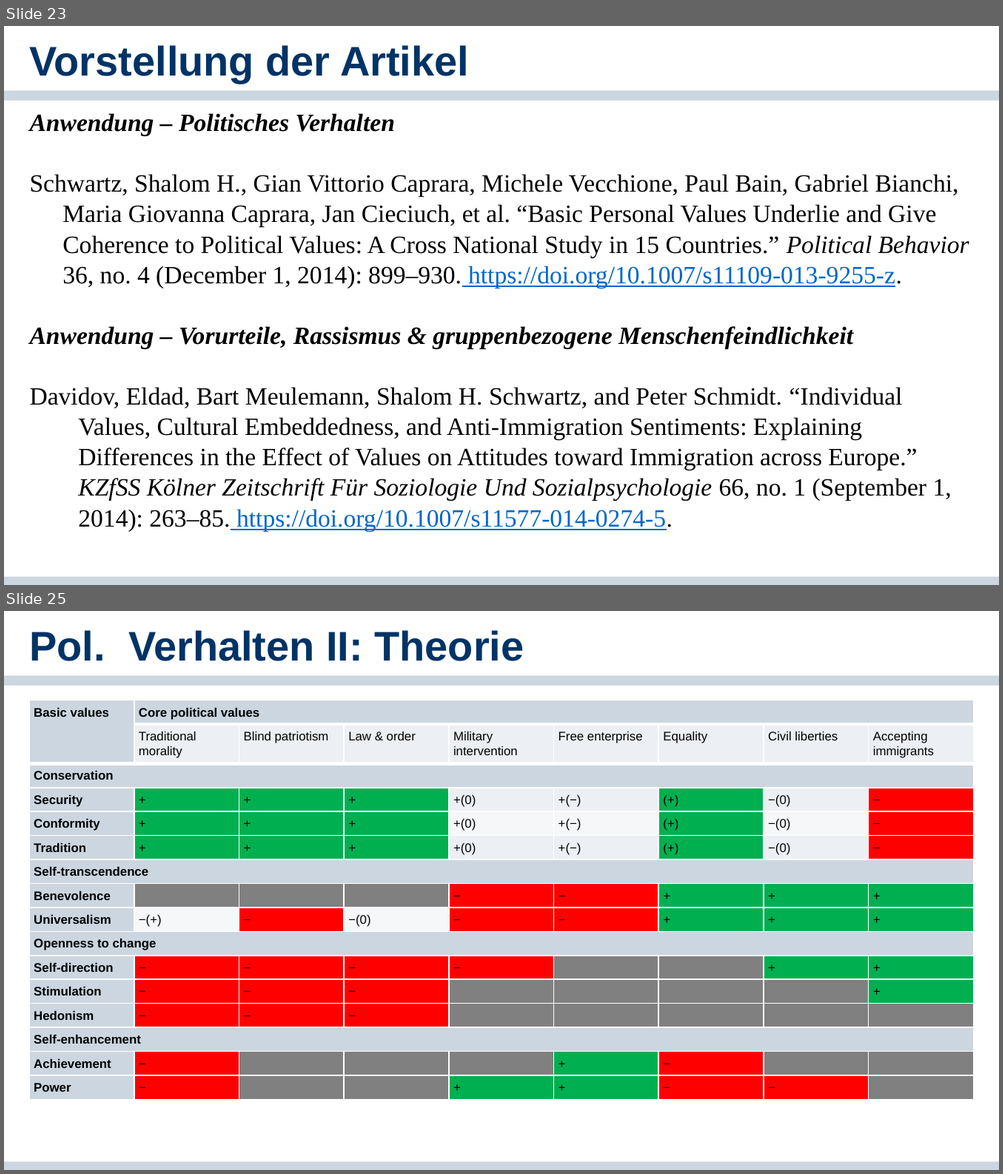
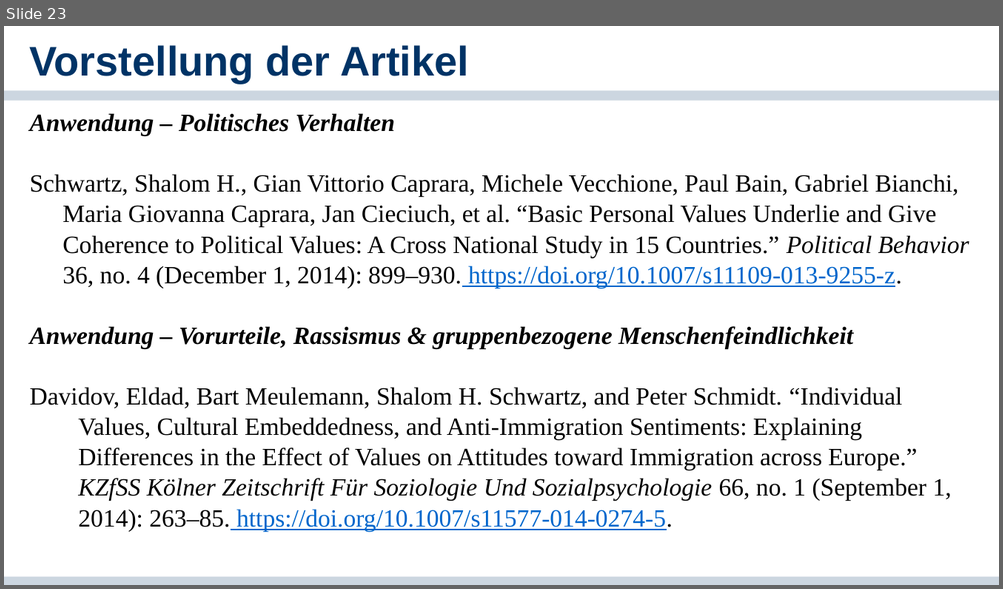
Before and after one commit to cgnguyen/class_political_psychology, a slide deck: 2_Slides_Literature/4_Values/4_Werte.pptx. Shown one above the other, each under a label of ours: slides 23 and 25 before the commit, slide 23 after it; the slides between them are not shown. The pictures are 1003x1174 and 1003x589 pixels, drawn with LibreOffice and Linux fonts; fonts in the diff are those of the drawing; background and template pictures are left out. Boxes give left, top, right and bottom in pixels: in the first picture for what was removed or moved away, otherwise in the second. Text is boxed around its words. In the diff, an @@ line names an element or a change of style, - is before the commit and + after.

```diff
--- a/2_Slides_Literature/4_Values/4_Werte.pptx
+++ b/2_Slides_Literature/4_Values/4_Werte.pptx
@@ slide 25 removed at bbox=[4, 611, 999, 1170], background #FFFFFF; not listed: 2 template elements that a slide beside it also shows @@
@@ title removed at bbox=[30, 630, 524, 661] @@
-Pol. Verhalten II: Theorie
@@ table removed at bbox=[29, 701, 969, 1105], 16 rows, 9 columns @@
-Basic values | Core political values |  |  |  |  |  |  | 
- | Traditional morality | Blind patriotism | Law & order | Military intervention | Free enterprise | Equality | Civil liberties | Accepting immigrants
-Conservation |  |  |  |  |  |  |  | 
-Security | + | + | + | +(0) | +(−) | (+) | −(0) | −
-Conformity | + | + | + | +(0) | +(−) | (+) | −(0) | −
-Tradition | + | + | + | +(0) | +(−) | (+) | −(0) | −
-Self-transcendence |  |  |  |  |  |  |  | 
-Benevolence |  |  |  | − | − | + | + | +
-Universalism | −(+) | − | −(0) | − | − | + | + | +
-Openness to change |  |  |  |  |  |  |  | 
-Self-direction | − | − | − | − |  |  | + | +
-Stimulation | − | − | − |  |  |  |  | +
-Hedonism | − | − | − |  |  |  |  | 
-Self-enhancement |  |  |  |  |  |  |  | 
-Achievement | − |  |  |  | + | − |  | 
-Power | − |  |  | + | + | − | − | 
```
Also in this commit, not shown: 5 other slides removed, 2 other files.
